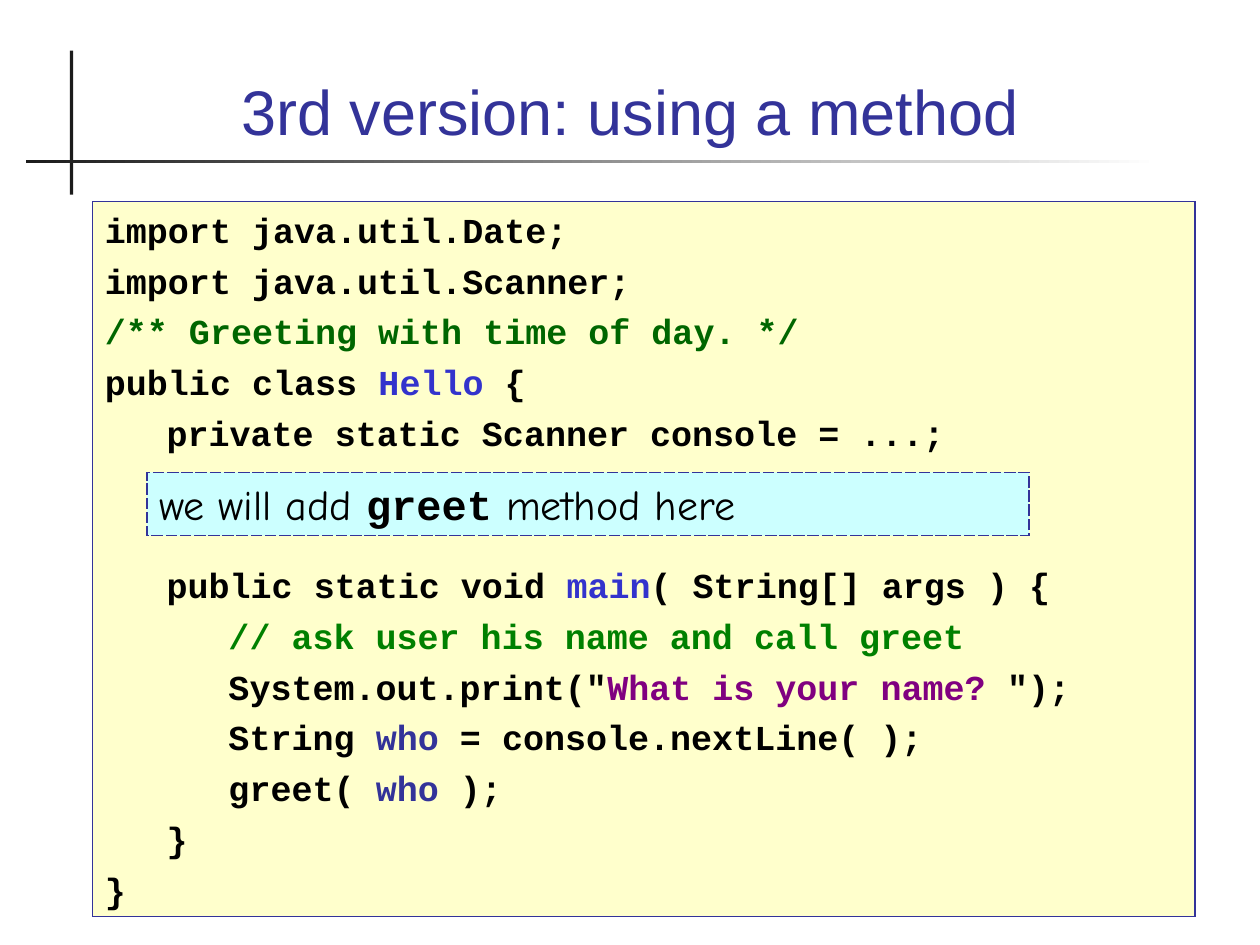
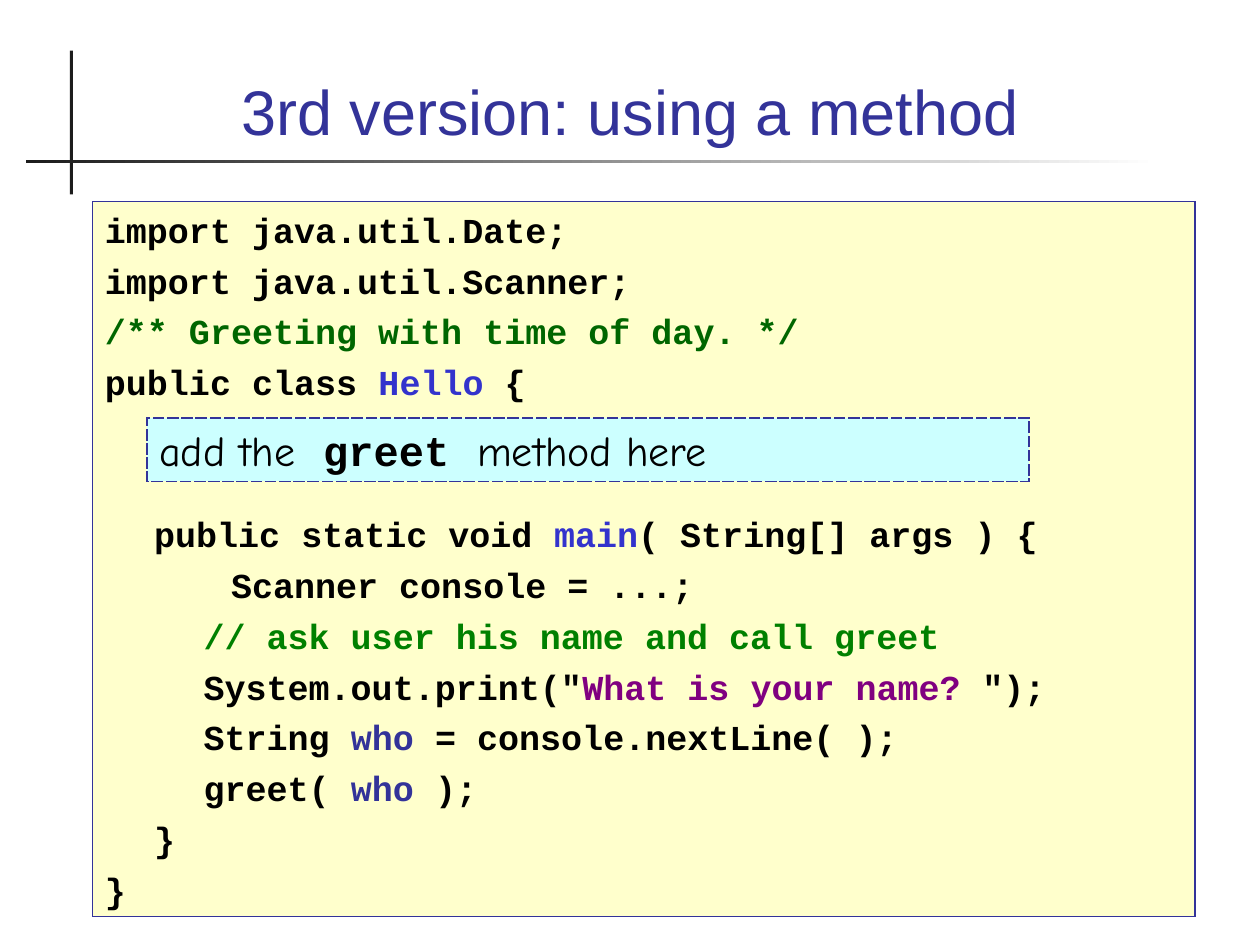
Before and after one commit to skeoop/skeoop.github.io, a slide deck: slide 22 of java-basics/00-Intro-to-Java.ppt. Drawn at 1260x945 pixels with LibreOffice and Linux fonts; fonts in the diff are those of the drawing. Boxes give left, top, right and bottom in pixels: in the first picture for what was removed or moved away, otherwise in the second. Text is boxed around its words. In the diff, an @@ line names an element or a change of style, - is before the commit and + after.

```diff
--- a/java-basics/00-Intro-to-Java.ppt
+++ b/java-basics/00-Intro-to-Java.ppt
@@ rectangle "add the greet method here": place and size @@
-rectangle "add the greet method here" at [147, 472, 1029, 536]
+rectangle "add the greet method here" at [147, 418, 1029, 481]
@@ text in rectangle at [159, 437, 707, 475]: text changed @@
-we will add greet method here
+add the greet method here
@@ text in rectangle at [167, 421, 797, 454]: paragraph removed @@
-private static Scanner console = ...;
@@ text in rectangle at [231, 573, 546, 599]: paragraph added @@
+Scanner console = ...;
```
Also in this commit, not shown: 18 other slides changed, 2 other files.
